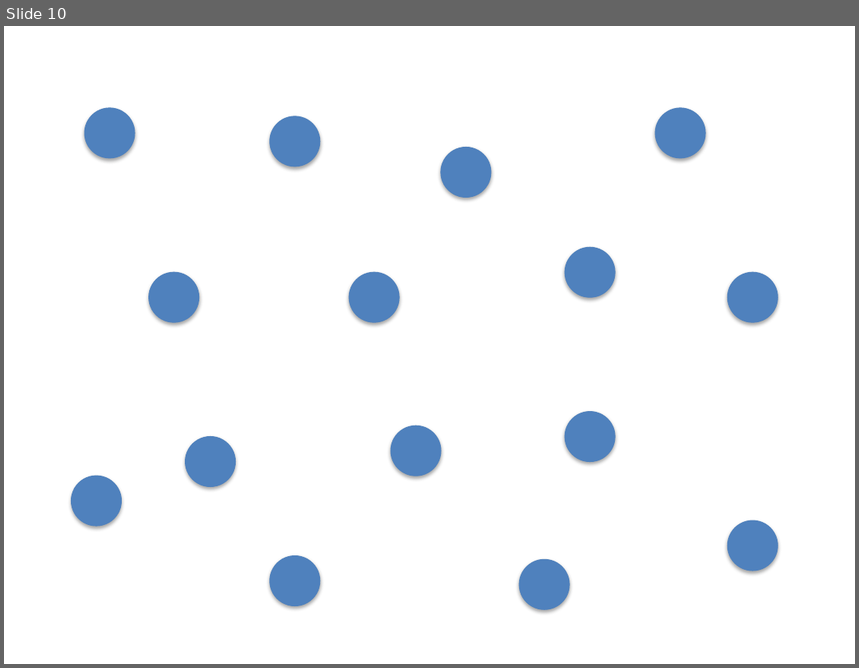
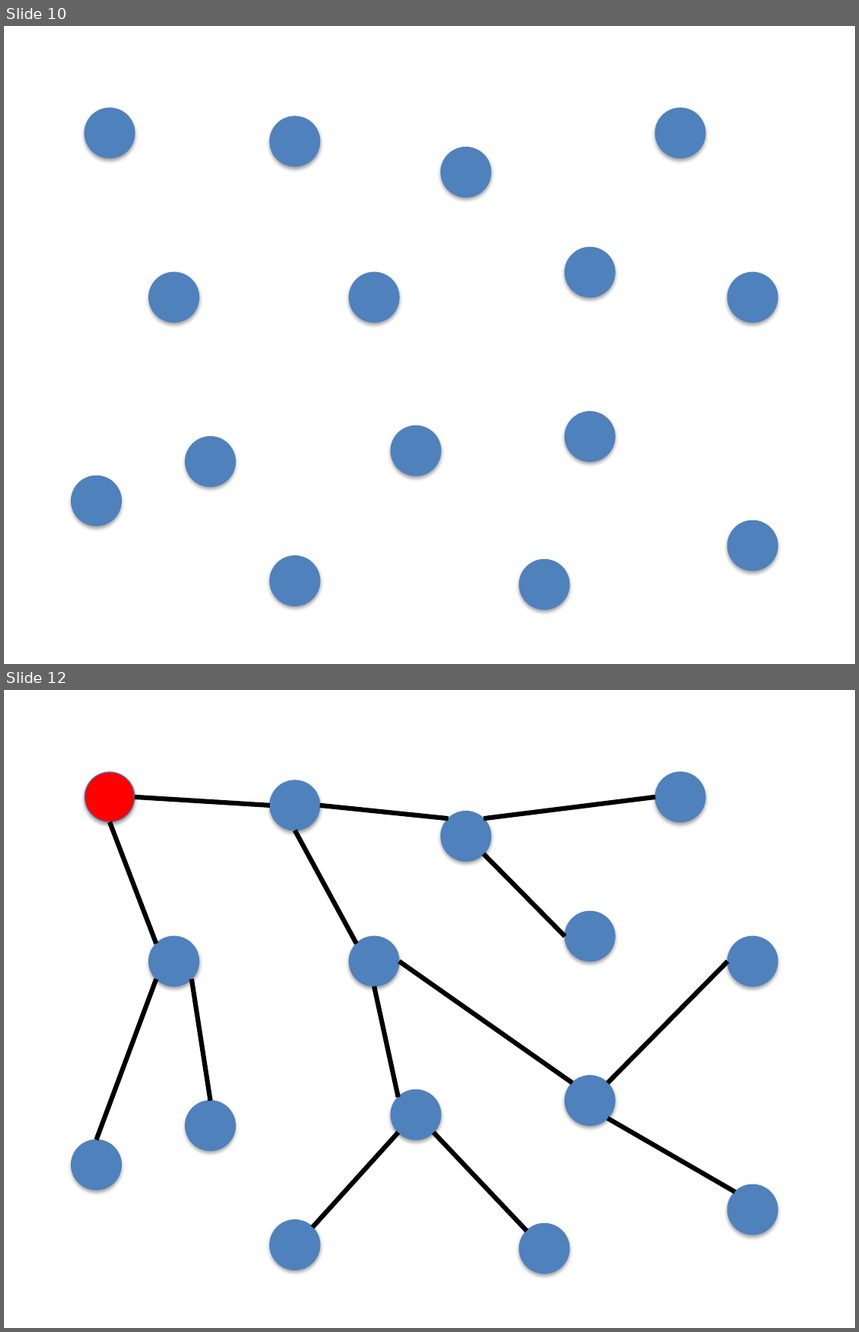
Before and after one commit to jrwest/ricon2014, a slide deck: Resources/Diagrams.pptx. Shown one above the other, each under a label of ours: slide 10 before the commit, slides 10 and 12 after it; the slides between them are not shown. The pictures are 859x668 and 859x1332 pixels, drawn with LibreOffice and Linux fonts; fonts in the diff are those of the drawing. Boxes give left, top, right and bottom in pixels: in the first picture for what was removed or moved away, otherwise in the second. Text is boxed around its words. In the diff, an @@ line names an element or a change of style, - is before the commit and + after.

```diff
--- a/Resources/Diagrams.pptx
+++ b/Resources/Diagrams.pptx
@@ slide 12 added at box(4, 690, 855, 1328), background #FFFFFF @@
@@ ellipse added at box(85, 772, 135, 822), fill #FF0000, outline #4F81BD 0.75 pt @@
@@ ellipse added at box(269, 780, 320, 831), fill #4F81BD, outline #4F81BD 0.75 pt @@
@@ ellipse added at box(655, 772, 705, 822), fill #4F81BD, outline #4F81BD 0.75 pt @@
@@ line added from (135, 797) to (269, 806), #000000 4 pt @@
@@ line added from (484, 818) to (655, 797), #000000 4 pt @@
@@ line added from (110, 822) to (156, 944), #000000 4 pt @@
@@ line added from (320, 806) to (449, 818), #000000 4 pt @@
@@ ellipse added at box(441, 811, 491, 861), fill #4F81BD, outline #4F81BD 0.75 pt @@
@@ line added from (295, 831) to (357, 944), #000000 4 pt @@
@@ line added from (484, 854) to (565, 937), #000000 4 pt @@
@@ ellipse added at box(565, 911, 615, 961), fill #4F81BD, outline #4F81BD 0.75 pt @@
@@ ellipse added at box(148, 937, 199, 987), fill #4F81BD, outline #4F81BD 0.75 pt @@
@@ ellipse added at box(350, 937, 400, 987), fill #4F81BD, outline #4F81BD 0.75 pt @@
@@ ellipse added at box(728, 937, 778, 987), fill #4F81BD, outline #4F81BD 0.75 pt @@
@@ line added from (399, 961) to (572, 1083), #000000 4 pt @@
@@ line added from (607, 1083) to (728, 961), #000000 4 pt @@
@@ line added from (156, 980) to (96, 1140), #000000 4 pt @@
@@ line added from (191, 980) to (210, 1101), #000000 4 pt @@
@@ line added from (374, 986) to (398, 1097), #000000 4 pt @@
@@ ellipse added at box(565, 1075, 615, 1125), fill #4F81BD, outline #4F81BD 0.75 pt @@
@@ ellipse added at box(392, 1090, 442, 1140), fill #4F81BD, outline #4F81BD 0.75 pt @@
@@ ellipse added at box(186, 1101, 236, 1151), fill #4F81BD, outline #4F81BD 0.75 pt @@
@@ line added from (607, 1118) to (735, 1192), #000000 4 pt @@
@@ ellipse added at box(71, 1140, 122, 1191), fill #4F81BD, outline #4F81BD 0.75 pt @@
@@ line added from (398, 1132) to (313, 1227), #000000 4 pt @@
@@ line added from (434, 1132) to (527, 1231), #000000 4 pt @@
@@ ellipse added at box(728, 1185, 778, 1235), fill #4F81BD, outline #4F81BD 0.75 pt @@
@@ ellipse added at box(269, 1220, 320, 1271), fill #4F81BD, outline #4F81BD 0.75 pt @@
@@ ellipse added at box(520, 1224, 570, 1274), fill #4F81BD, outline #4F81BD 0.75 pt @@
```
Also in this commit, not shown: 51 other slides added, 16 other files.
